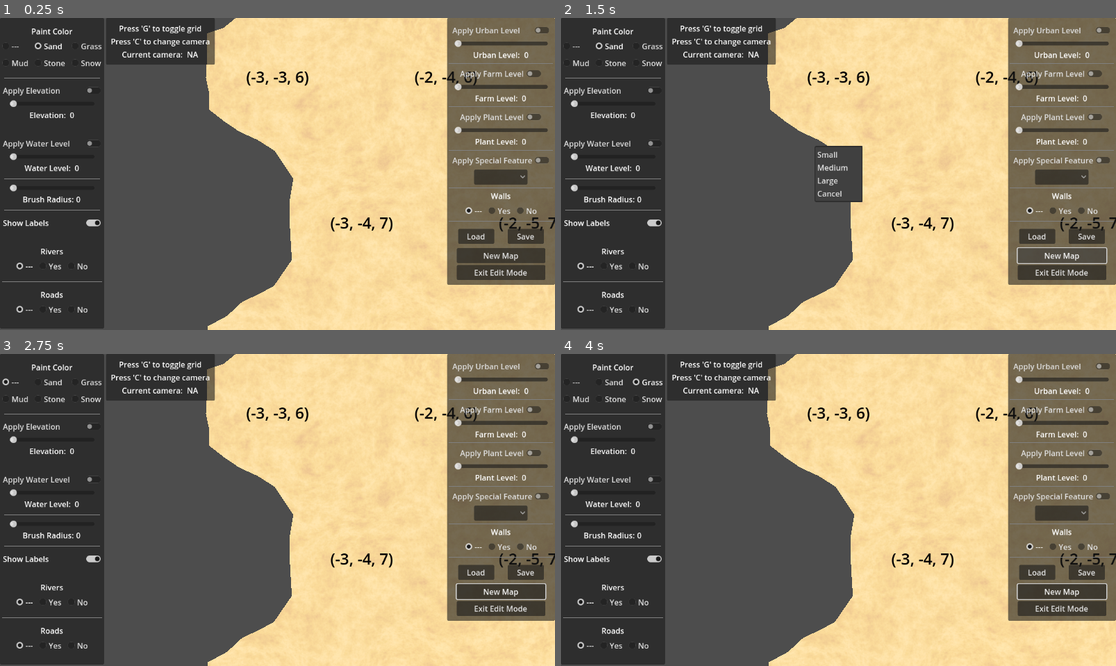
Above: before the commit, frames 1-4 (two rows, left to right).
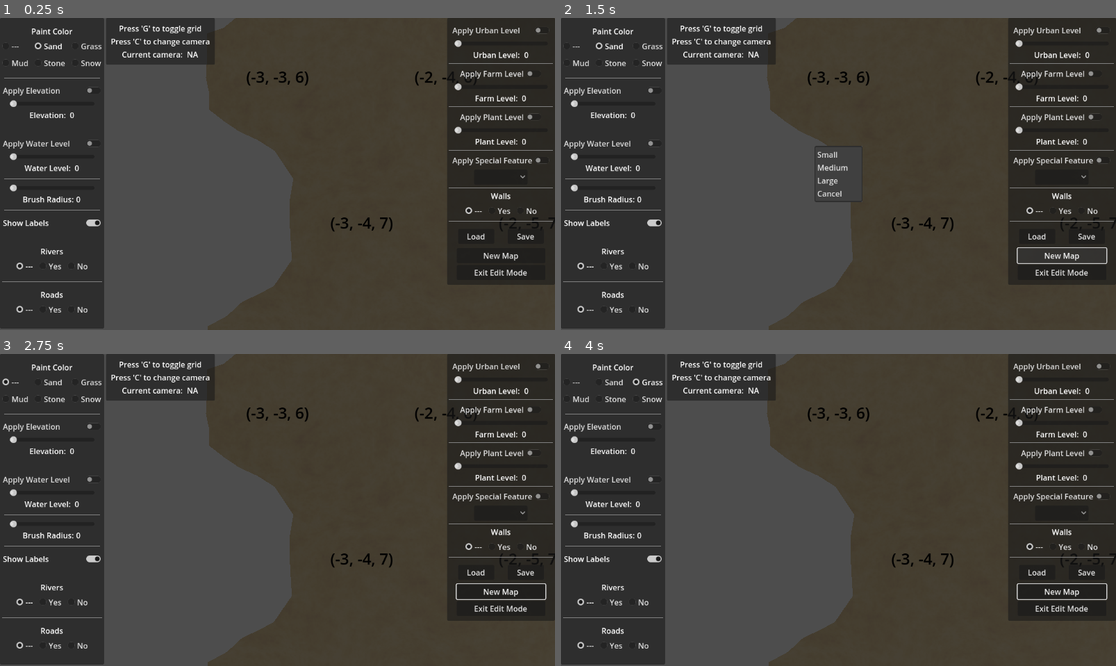
Above: after the commit, the same moments.

Repository: davepruitt/hex_map_godot
Game: Godot game, scene res://scenes/main.tscn
Same seed, same stepped clock (60 frames per second), same inputs: the game is played once before the commit and once after it.
Inputs:
- Up to frame 1 (0.25 s): no input
- Up to frame 2 (1.5 s): click "New Map" at 0.5 s; click "New Map" at 1.25 s
- Up to frame 3 (2.75 s): click "---" at 2 s
- Up to frame 4 (4 s): click "Sand" at 2.75 s; click "Grass" at 3.5 s

The runs differ from the first frame. In frame 1, 53% of the frame differs, in the area x 37-100%, y 0-100%; in frame 2, 53%; in frame 3, 53%; in frame 4, 53%.

Commit message:
Mostly finished through section 2.5 of tutorial 20, but need to work out a visibility bug while units are traveling

Diff:
--- a/hex_project_godot/scripts/hex_cell.gd
+++ b/hex_project_godot/scripts/hex_cell.gd
@@ -80,6 +80,8 @@
 var shader_data: HexCellShaderData = null
 
 var index: int = 0
+
+var _visibility_in_game: int = 0
 
 #endregion
 
@@ -283,6 +285,10 @@
 	get:
 		return (distance + search_heuristic)
 
+var is_visible_in_game: bool:
+	get:
+		return (_visibility_in_game > 0)
+
 #endregion
 
 #region Overrides
@@ -512,6 +518,18 @@
 func set_label (text: String) -> void:
 	cell_information_label.text = text
 
+func increase_visibility_in_game () -> void:
+	_visibility_in_game += 1
+
+	if (_visibility_in_game == 1):
+		shader_data.refresh_visibility(self)
+
+func decrease_visibility_in_game () -> void:
+	_visibility_in_game -= 1
+
+	if (_visibility_in_game <= 0):
+		shader_data.refresh_visibility(self)
+
 #endregion
 
 #region Private methods
--- a/hex_project_godot/scripts/hex_cell_shader_data.gd
+++ b/hex_project_godot/scripts/hex_cell_shader_data.gd
@@ -52,6 +52,10 @@
 	_cell_texture_data[cell.index].a = cell.terrain_type_index
 	_requires_update = true
 
+func refresh_visibility (cell: HexCell) -> void:
+	_cell_texture_data[cell.index].r = int(cell.is_visible_in_game)
+	_requires_update = true
+
 func late_update () -> void:
 	if _requires_update:
 		_requires_update = false
--- a/hex_project_godot/scripts/hex_game_ui.gd
+++ b/hex_project_godot/scripts/hex_game_ui.gd
@@ -70,7 +70,7 @@
 
 func _do_pathfinding () -> void:
 	if (_update_current_cell()):
-		if (_current_cell) and (_selected_unit.is_valid_destination(_current_cell)):
+		if (_current_cell) and (_selected_unit) and (_selected_unit.is_valid_destination(_current_cell)):
 			grid.find_path(_selected_unit.location, _current_cell, 24)
 		else:
 			grid.clear_path()
@@ -79,11 +79,21 @@
 func _do_selection () -> void:
 	_update_current_cell()
 
+	#If a cell was selected...
 	if (_current_cell):
+		#If a unit was previously selected...
 		if (_selected_unit):
+			#Disable the highlight on the previously selected unit
 			_selected_unit.location.disable_highlight()
+
+		#Update the selected unit to be the unit in the newly selected cell
+		#(Assuming a unit exists in the newly selected cell)
 		_selected_unit = _current_cell.unit
-		_selected_unit.location.enable_highlight(Color.BLUE)
+
+		#If there exists a newly selected unit...
+		if (_selected_unit):
+			#Update the newly selected unit's location to be highlighted
+			_selected_unit.location.enable_highlight(Color.BLUE)
 
 func _update_current_cell () -> bool:
 	#Set the ray length
--- a/hex_project_godot/scripts/hex_grid.gd
+++ b/hex_project_godot/scripts/hex_grid.gd
@@ -366,6 +366,9 @@
 	#Add the unit as a child of the hex map scene
 	add_child(unit)
 
+	#Set the grid property on the unit
+	unit.hex_grid = self
+
 	#Set the location and orientation of the unit
 	unit.location = location
 	unit.orientation = orientation
@@ -373,6 +376,16 @@
 func remove_unit (unit: HexUnit) -> void:
 	_units.erase(unit)
 	unit.die()
+
+func increase_visibility_in_game (from_cell: HexCell, visibility_range: int) -> void:
+	var cells: Array[HexCell] = _dijkstra_get_visible_cells(from_cell, visibility_range)
+	for i in range(0, len(cells)):
+		cells[i].increase_visibility_in_game()
+
+func decrease_visibility_in_game (from_cell: HexCell, visibility_range: int) -> void:
+	var cells: Array[HexCell] = _dijkstra_get_visible_cells(from_cell, visibility_range)
+	for i in range(0, len(cells)):
+		cells[i].decrease_visibility_in_game()
 
 #endregion
 
@@ -597,9 +610,98 @@
 	#Return false, indicating no path was found
 	return false
 
+func _dijkstra_get_visible_cells (from_cell: HexCell, vision_range: int) -> Array[HexCell]:
+	#Initialize an empty result list
+	var visible_cells: Array[HexCell] = []
+
+	#Initialize the search frontier
+	_search_frontier_phase += 2
+	if (_search_frontier == null):
+		_search_frontier = HexCellPriorityQueue.new()
+	else:
+		_search_frontier.clear()
+
+	from_cell.search_phase = _search_frontier_phase
+	from_cell.distance = 0
+	_search_frontier.enqueue(from_cell)
+
+	#Iterate over the frontier
+	while (_search_frontier.count > 0):
+		#Get the next cell from the search frontier
+		var current: HexCell = _search_frontier.dequeue()
+		current.search_phase += 1
+
+		#Add the current cell to the list of visible cells
+		visible_cells.append(current)
+
+		#Iterate over each direction
+		for d in range(0, 6):
+			#Get the neighbor in the specified direction
+			var neighbor: HexCell = current.get_neighbor(d) as HexCell
+
+			#Exit the loop if no neighbor exists, or if this is beyond the search phase
+			if (neighbor == null) or (neighbor.search_phase > _search_frontier_phase):
+				continue
+
+			var distance: int = current.distance + 1
+			if (distance > vision_range):
+				continue
+
+			if (neighbor.search_phase < _search_frontier_phase):
+				neighbor.search_phase = _search_frontier_phase
+				neighbor.distance = distance
+				neighbor.search_heuristic = 0
+				_search_frontier.enqueue(neighbor)
+			elif (distance < neighbor.distance):
+				var old_priority: int = neighbor.search_priority
+				neighbor.distance = distance
+				_search_frontier.change(neighbor, old_priority)
+
+	return visible_cells
+
 func _clear_units () -> void:
 	for i in range(0, len(_units)):
 		_units[i].die()
 	_units.clear()
 
 #endregion
+
+
+
+
+
+
+
+
+
+
+
+
+
+
+
+
+
+
+
+
+
+
+
+
+
+
+
+
+
+
+
+
+
+
+
+
+
+
+#region long_file_region
+#endregion
--- a/hex_project_godot/scripts/hex_unit.gd
+++ b/hex_project_godot/scripts/hex_unit.gd
@@ -3,15 +3,25 @@
 
 #region Constants
 
-const _TRAVEL_SPEED: int = 4.0;
-
-const _ROTATION_SPEED: float = 5.0 #180.0
+const _TRAVEL_SPEED: int = 4
+
+const _ROTATION_SPEED: float = 5.0
+
+const _VISION_RANGE: int = 3
+
+#endregion
+
+#region Public data members
+
+var hex_grid: HexGrid
 
 #endregion
 
 #region Private data members
 
 var _location: HexCell
+
+var _current_travel_location: HexCell
 
 var _orientation: float
 
@@ -45,10 +55,24 @@
 		return _location
 	set(value):
 		if(value):
+			#Check if there is a location previously set
 			if (_location):
+				#Decrease the visibility of the previous location as we leave that location
+				hex_grid.decrease_visibility_in_game(location, _VISION_RANGE)
+
+				#Set the previous location's unit reference to null
 				_location.unit = null
+
+			#Update the location to the new location
 			_location = value
+
+			#Set the unit reference of the new location to be the current unit
 			value.unit = self
+
+			#Increase the visibility of the new location
+			hex_grid.increase_visibility_in_game(value, _VISION_RANGE)
+
+			#Set the position of the unit to be the position of the hex cell location
 			self.position = value.position
 
 var orientation: float:
@@ -63,12 +87,25 @@
 #region Methods
 
 func travel (path: Array[HexCell]) -> void:
+	#Unset the location's unit
+	location.unit = null
+
+	#Set the location to be the end of the path to travel
 	location = path[len(path) - 1]
+
+	#Set the location's unit to be this unit
+	location.unit = self
+
+	#Set the path to travel
 	_path_to_travel = path
 
+	#Travel the path
 	_travel_path()
 
 func die () -> void:
+	if (location):
+		hex_grid.decrease_visibility_in_game(location, _VISION_RANGE)
+
 	location.unit = null
 	self.queue_free()
 
@@ -138,11 +175,24 @@
 	self.position = c
 	await _look_at(_path_to_travel[1].position)
 
+	#Decrease the visibility of the initial cell after we have looked away from it
+	if (_current_travel_location != null):
+		hex_grid.decrease_visibility_in_game(_current_travel_location, _VISION_RANGE)
+	else:
+		hex_grid.decrease_visibility_in_game(_path_to_travel[0], _VISION_RANGE)
+
 	var t: float = 0.01
 	for i in range(1, len(_path_to_travel)):
+		#Set the current travel location
+		_current_travel_location = _path_to_travel[i]
+
+		#Get position information for the bezier curve generation
 		a = c
 		b = _path_to_travel[i - 1].position
-		c = (b + _path_to_travel[i].position) * 0.5
+		c = (b + _current_travel_location.position) * 0.5
+
+		#Increase visibility of the path to travel cell
+		hex_grid.increase_visibility_in_game(_path_to_travel[i], _VISION_RANGE)
 
 		while t < 1.0:
 			#Set the position
@@ -160,11 +210,22 @@
 			#Increment t by the amount of time that elapsed
 			t += elapsed_sec * _TRAVEL_SPEED
 
+		#Decrease visibility of the path to travel cell
+		hex_grid.decrease_visibility_in_game(_path_to_travel[i], _VISION_RANGE)
+
 		t -= 1.0
 
+	#Unset the current travel location
+	_current_travel_location = null
+
+	#Set the final bezier curve position information
 	a = c
-	b = _path_to_travel[len(_path_to_travel) - 1].position
+	b = location.position
 	c = b
+
+	#Increase visibility of the end location
+	hex_grid.increase_visibility_in_game(location, _VISION_RANGE)
+
 	while t < 1.0:
 		#Set the position
 		self.position = Bezier.get_point(a, b, c, t)
--- a/hex_project_godot/shaders/hex_cell_terrain_shader.gdshader
+++ b/hex_project_godot/shaders/hex_cell_terrain_shader.gdshader
@@ -7,13 +7,18 @@
 uniform bool grid_on = false;
 varying vec3 world_position;
 varying vec3 terrain_index;
+varying vec3 terrain_visibility;
 
 vec4 get_terrain_color (vec4 color, vec3 wp, int index)
 {
 	vec2 uv = wp.xz * 0.02;
 	vec3 uvw = vec3(uv, terrain_index[index]);
 	vec4 c = texture(terrain_texture_2d_array, uvw);
-	return c * color[index];
+	c *= color[index];
+	c.r *= terrain_visibility[index];
+	c.g *= terrain_visibility[index];
+	c.b *= terrain_visibility[index];
+	return c;
 }
 
 void vertex() {
@@ -27,6 +32,17 @@
 
 	//Get the terrain index
 	terrain_index = vec3(cell0.w, cell1.w, cell2.w);
+
+	//Get the terrain visibility
+	terrain_visibility = vec3(cell0.x, cell1.x, cell2.x);
+
+
+
+	//Limit the range of cell visibility to be from 0.25 to 1
+	//So "invisible cells" still have some limited visibility
+	terrain_visibility.x = mix(0.25, 1, terrain_visibility.x);
+	terrain_visibility.y = mix(0.25, 1, terrain_visibility.y);
+	terrain_visibility.z = mix(0.25, 1, terrain_visibility.z);
 }
 
 void fragment() {
